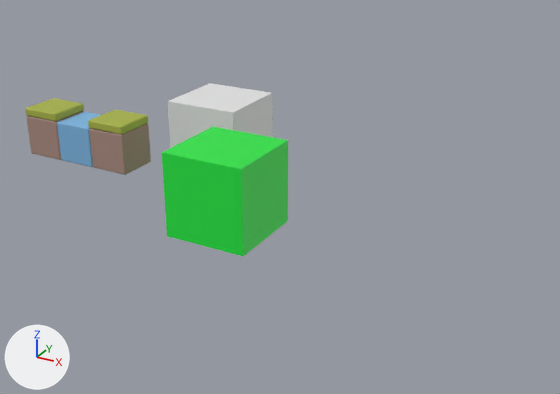
The glTF model Assets/Blender/scene.glb, before and after one commit.
Rendered twice from a 50 mm lens placed at (8.76, -13.48, 6.81), pointed at (1.19, 0.28, -0.07). Every picture has the same lights, and +X, +Y and +Z are marked at lower left. The older version comes first. Where no turn or scale is listed for an object, it has been applied to the vertices.

The older version as bpy lines, for what is in view:
```python
me_cube = bpy.data.meshes.new('Cube')
me_cube.from_pydata(...)  # a box spanning x -1.0..1.0, y -1.0..1.0, z -1.0..1.0
me_cube.materials.append(mat_material)  # white #e7e7e7
me_cube_001 = bpy.data.meshes.new('Cube.001')
me_cube_001.from_pydata(...)  # a box spanning x -1.0..1.0, y -1.0..1.0, z -1.0..1.0
me_cube_001.materials.append(mat_material_001)  # green #20e742
me_cube_260 = bpy.data.meshes.new('Cube.260')
me_cube_260.from_pydata(...)  # 274 vertices, 540 faces; spans x -1.5..1.5, y 0.0..1.2, z -0.5..0.5
me_cube_260.materials.append(mat_material_002)  # picture img_текстуры_улитка2
ob_cube = bpy.data.objects.new('Cube', me_cube)
ob_cube.location = (-2.17, 3.16, 0.0)
ob_cube_001 = bpy.data.objects.new('Cube.001', me_cube_001)
ob_cube_001.location = (0.0, 0.0, 0.0)
ob_cube_253 = bpy.data.objects.new('Cube.253', me_cube_260)
ob_cube_253.location = (-3.99, 0.0, 0.0)
ob_cube_253.rotation_euler = (1.571, 0.0, 0.0)  # degrees (90, 0, 0)
```
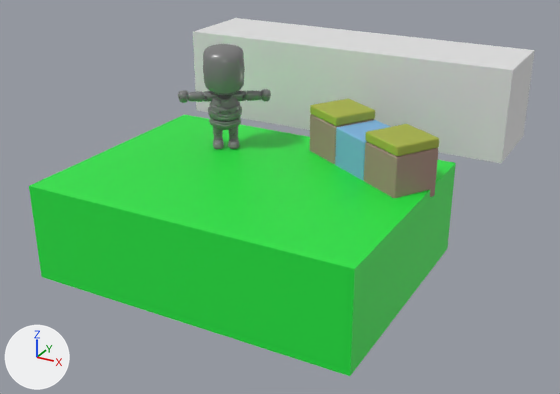
What differs and where, as boxes (x1, y1, x2, y2) in the pictures (560 x 394 px):
'Cube.001', moved, rescaled (237% wider, 102% taller): before (162, 127, 288, 256); after (29, 115, 456, 376)
'Cube', moved, rescaled: before (167, 83, 273, 148); after (193, 18, 535, 163)
'Cube.253', moved, turned: before (25, 98, 151, 175); after (310, 99, 439, 198)
'Mannequin_Head', added: after (203, 44, 245, 95)
'Mannequin_Body', added: after (208, 94, 242, 130)
'Mannequin_ArmRight', added: after (178, 90, 216, 103)
'Mannequin_ArmLeft', added: after (233, 89, 271, 101)
'Mannequin_LegRight', added: after (213, 126, 224, 149)
'Mannequin_LegLeft', added: after (228, 126, 239, 149)

What the commit changed:
Material 'Character_Material' (mat_character_material) is new.
Its base color is (0.2, 0.2, 0.2) (grey #7c7c7c).
Its roughness is 0.3.
Mesh me_mannequin_legright is new.
It has 738 vertices, 1468 faces and spans x -0.26..0.057, y -0.337..0.036, z 0.0..0.529.
It uses material mat_character_material (grey #7c7c7c).
Mesh me_mannequin_legleft is new.
It has 740 vertices, 1468 faces and spans x 0.025..0.342, y -0.157..0.215, z 0.0..0.529.
It uses material mat_character_material (grey #7c7c7c).
Mesh me_mannequin_head is new.
It has 487 vertices, 966 faces and spans x -0.511..0.528, y -0.544..0.506, z 1.099..2.204.
It uses material mat_character_material (grey #7c7c7c).
Mesh me_mannequin_body is new.
It has 561 vertices, 1106 faces and spans x -0.358..0.359, y -0.322..0.314, z 0.376..1.244.
It uses material mat_character_material (grey #7c7c7c).
Mesh me_mannequin_armright is new.
It has 483 vertices, 954 faces and spans x -0.868..-0.051, y -0.599..0.009, z 0.985..1.231.
It uses material mat_character_material (grey #7c7c7c).
Mesh me_mannequin_armleft is new.
It has 483 vertices, 954 faces and spans x 0.051..0.868, y -0.009..0.599, z 0.985..1.231.
It uses material mat_character_material (grey #7c7c7c).
Object 'Cube' (ob_cube) moves from (-2.17, 3.16, 0.0) to (1.6, 3.16, 1.89).
Object 'Cube' (ob_cube) is rescaled from (1.0, 1.0, 1.0) to (3.87, 1.0, 1.0).
Object 'Cube.001' (ob_cube_001) moves from (0.0, 0.0, 0.0) to (1.29, -1.14, 0.0).
Object 'Cube.001' (ob_cube_001) is rescaled from (1.0, 1.0, 1.0) to (3.41, 2.58, 1.0).
Object 'Cube.253' (ob_cube_253) moves from (-3.99, 0.0, 0.0) to (3.23, 0.31, 0.82).
Object 'Cube.253' (ob_cube_253) turns from (90, 0, 0) to (90, 0, -31) degrees about x, y and z.
Object 'Mannequin_LegRight' (ob_mannequin_legright) is new; it shows me_mannequin_legright.
Its location is (0.0, 0.0, 1.03).
Object 'Mannequin_LegLeft' (ob_mannequin_legleft) is new; it shows me_mannequin_legleft.
Its location is (0.0, 0.0, 1.03).
Object 'Mannequin_Head' (ob_mannequin_head) is new; it shows me_mannequin_head.
Its location is (0.0, 0.0, 1.03).
Object 'Mannequin_Body' (ob_mannequin_body) is new; it shows me_mannequin_body.
Its location is (0.0, 0.0, 1.03).
Object 'Mannequin_ArmRight' (ob_mannequin_armright) is new; it shows me_mannequin_armright.
Its location is (0.0, 0.0, 1.03).
Object 'Mannequin_ArmLeft' (ob_mannequin_armleft) is new; it shows me_mannequin_armleft.
Its location is (0.0, 0.0, 1.03).
